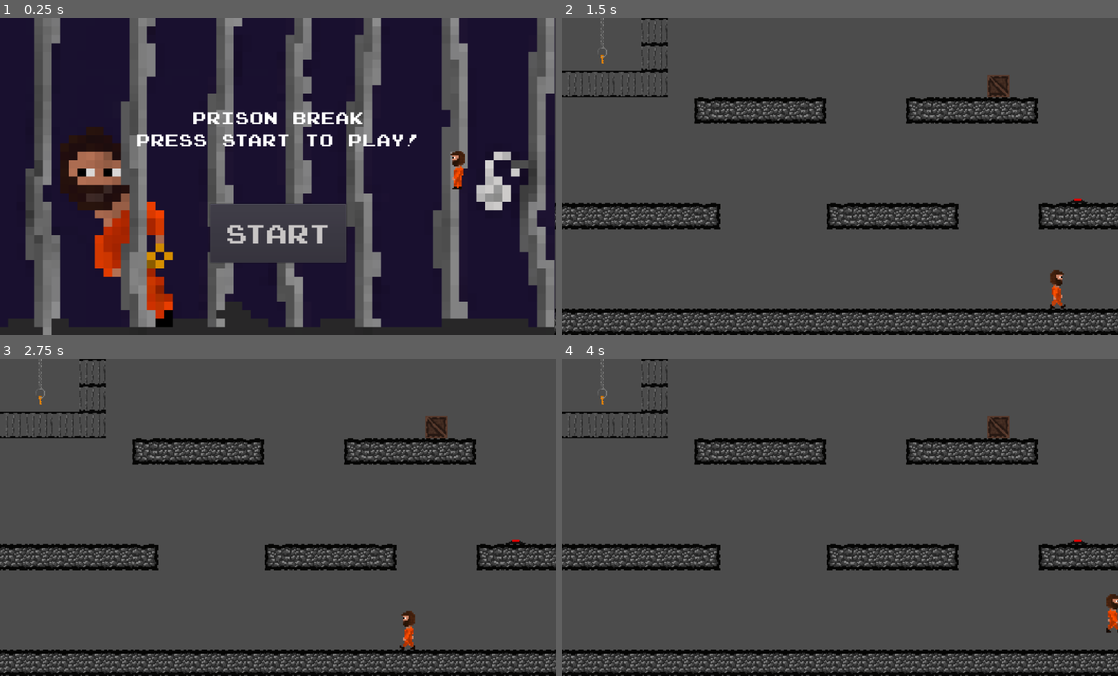
Above: before the commit, frames 1-4 (two rows, left to right).
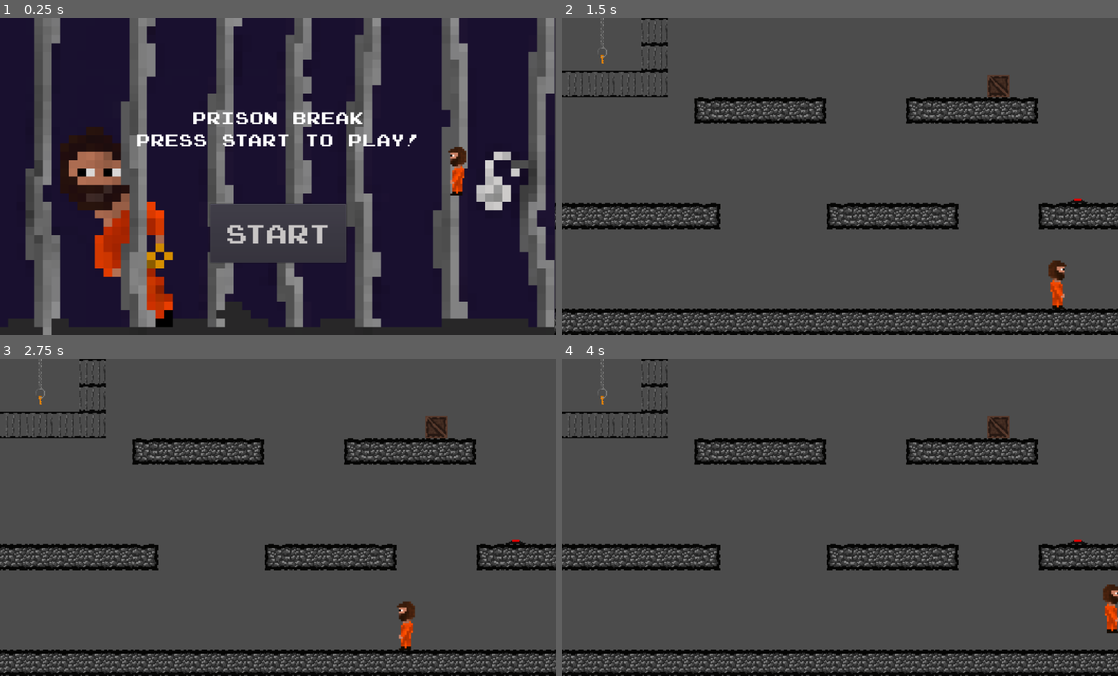
Above: after the commit, the same moments.

Repository: SanPug1/Prison-Break-Game
Game: Godot game, scene res://Everything.tscn
Same seed, same stepped clock (60 frames per second), same inputs: the game is played once before the commit and once after it. Sound files missing from this copy of the repository are replaced by a short silence.
Inputs (mouse positions are in pixels of both pictures, inside the frame that each line leads up to):
- Up to frame 1 (0.25 s): no input
- Up to frame 2 (1.5 s): click "Start" at 0.5 s; tap Enter at 1.25 s; move the mouse to (962, 160) at 1.27 s; hold Right (player_right) from 1.28 s (still down); click (962, 160) at 1.35 s
- Up to frame 3 (2.75 s): tap Z (player_jump) at 1.52, 2.27 s; move the mouse to (166, 533) at 2.02 s; release Right (player_right) at 2.03 s; hold Left (player_left) from 2.03 s (still down); click (166, 533) at 2.1 s
- Up to frame 4 (4 s): move the mouse to (895, 447) at 2.77 s; release Left (player_left) at 2.78 s; hold Right (player_right) from 2.78 s (still down); click (895, 447) at 2.85 s; move the mouse to (812, 580) at 3.52 s; click (812, 580) at 3.6 s; tap Z (player_jump) at 3.77 s

The runs differ from the first frame. In frame 1, 0.2% of the frame differs, in the area x 80-84%, y 40-57%; in frame 2, 0.3%; in frame 3, 0.3%, in the area x 71-75%, y 76-92%; in frame 4, 0.3%.

Commit message:
animated sprite art update

Diff:
--- a/Entities/Player.tscn
+++ b/Entities/Player.tscn
@@ -1,33 +1,34 @@
-[gd_scene load_steps=7 format=2]
+[gd_scene load_steps=8 format=2]
 
 [ext_resource path="res://Entities/Player.gd" type="Script" id=1]
-[ext_resource path="res://Art/characterneutral1_pixel.png" type="Texture" id=2]
-[ext_resource path="res://Art/characterwalk1_pixel.png" type="Texture" id=3]
-[ext_resource path="res://Art/characterwalk2_pixel.png" type="Texture" id=4]
+[ext_resource path="res://Art/characterneutral.png" type="Texture" id=2]
+[ext_resource path="res://Art/characterwalk1.png" type="Texture" id=3]
+[ext_resource path="res://Art/characterwalk2.png" type="Texture" id=4]
+[ext_resource path="res://Art/characterneutralbackarm.png" type="Texture" id=5]
 
 [sub_resource type="SpriteFrames" id=7]
 animations = [ {
 "frames": [ ExtResource( 2 ) ],
 "loop": true,
-"name": "Idle",
+"name": "default",
 "speed": 5.0
 }, {
-"frames": [ ExtResource( 3 ), ExtResource( 4 ) ],
+"frames": [ ExtResource( 3 ), ExtResource( 5 ), ExtResource( 4 ), ExtResource( 2 ) ],
 "loop": true,
-"name": "Walking",
+"name": "walking",
 "speed": 5.0
 } ]
 
 [sub_resource type="RectangleShape2D" id=6]
-extents = Vector2( 11, 35.5 )
+extents = Vector2( 14.5, 46 )
 
 [node name="Player" type="KinematicBody2D"]
 script = ExtResource( 1 )
 
 [node name="Anims" type="AnimatedSprite" parent="."]
-scale = Vector2( 2.91667, 2.91667 )
+position = Vector2( -1.49012e-07, 1.99999 )
+scale = Vector2( 0.92, 0.92 )
 frames = SubResource( 7 )
-animation = "Idle"
 
 [node name="Collider" type="CollisionShape2D" parent="."]
 position = Vector2( -1, 0.5 )
Binary file added: Art/characterneutralbackarm.png
Not shown, added: Art/characterneutralbackarm.png.import
